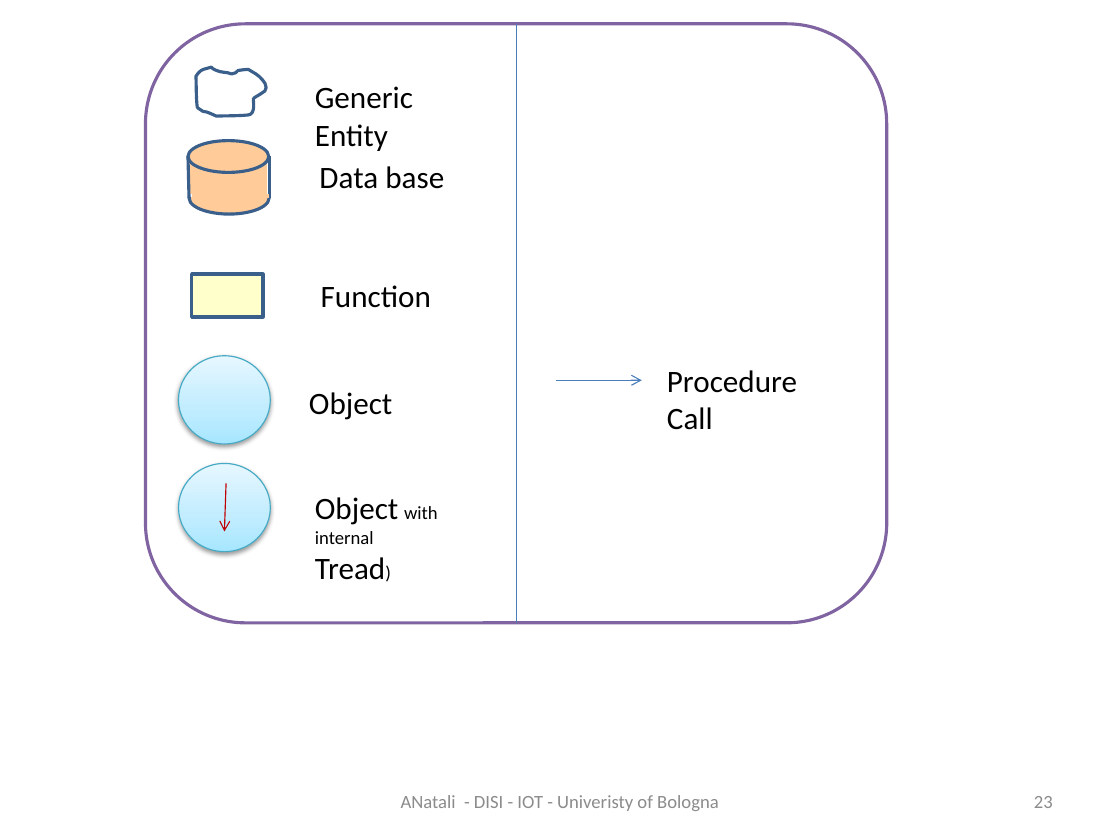
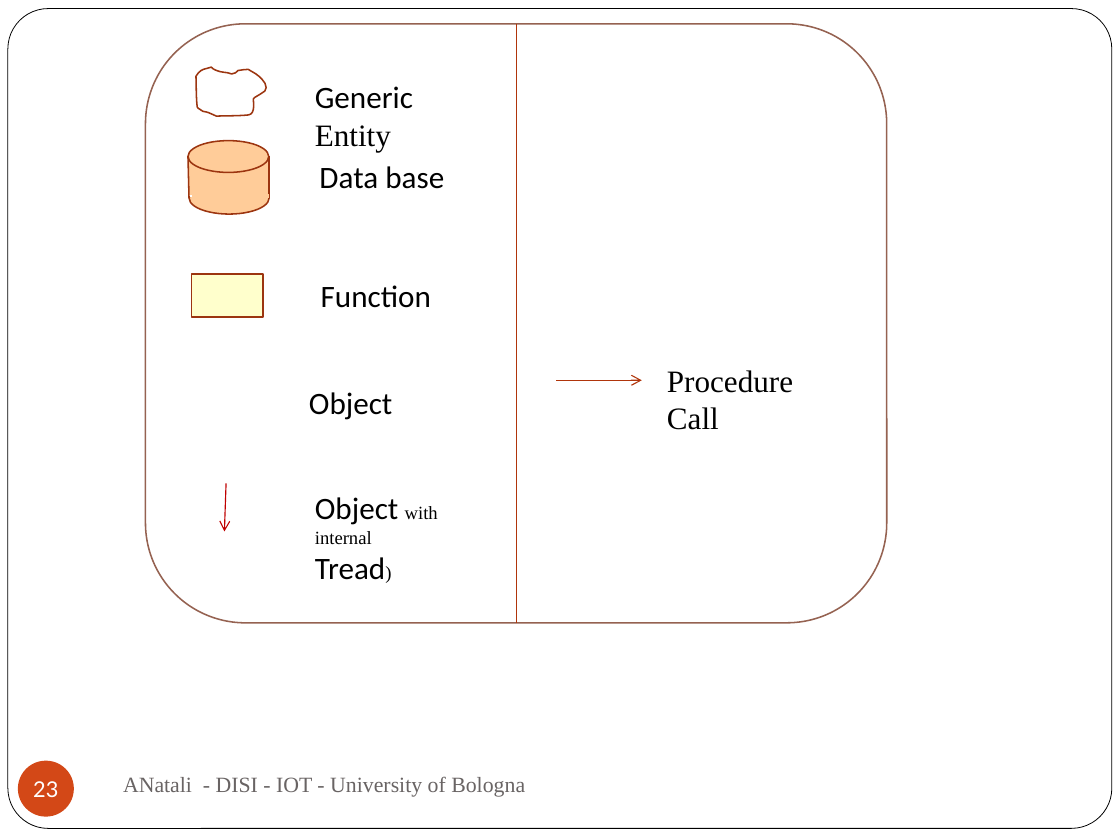
Before and after one commit to anatali/iss2020LabBo, a slide deck: slide 23 of it.unibo.issLabStart/userDocs/ISSM2020.pptx. Drawn at 1120x840 pixels with LibreOffice and Linux fonts; fonts in the diff are those of the drawing; background and template pictures are left out. Boxes give left, top, right and bottom in pixels: in the first picture for what was removed or moved away, otherwise in the second. Text is boxed around its words. In the diff, an @@ line names an element or a change of style, - is before the commit and + after.

```diff
--- a/it.unibo.issLabStart/userDocs/ISSM2020.pptx
+++ b/it.unibo.issLabStart/userDocs/ISSM2020.pptx
@@ rounded rectangle added at (8,9,1112,829), fill #FFFFFF, outline #000000 0.5 pt @@
@@ rounded rectangle at (146,24,887,623): outline #8064A2 2 pt to #956251 1 pt @@
@@ line (516, 24) - (516, 623): stroke #4B7EBC 0.75 pt to #B1360B 0.75 pt @@
@@ outline #3A5F8C 2 pt to #9C3511 1 pt in 4 elements at (189,183,269,214), (188,141,269,172), (192,274,263,317), (196,67,267,116) @@
@@ text "Generic Entity" at (315,86,413,152): font Calibri to Times New Roman in "Entity" @@
@@ rectangle at (188,156,269,196): outline #FFFFFF 2 pt to #FFFFFF 1 pt @@
@@ line (188, 157) - (189, 198): stroke #3A5F8C 2 pt to #9C3511 1 pt @@
@@ line (269, 157) - (269, 198): stroke #3A5F8C 2 pt to #9C3511 1 pt @@
@@ ellipse removed at (178,356,270,445) @@
@@ text "Procedure Call" at (667,370,793,430): font Calibri to Times New Roman @@
@@ arrow (557, 381) - (642, 381): stroke #4B7EBC 0.75 pt to #B1360B 0.75 pt @@
@@ ellipse removed at (178,464,270,552) @@
@@ text "Object with" at (315,497,438,580): font Calibri to Times New Roman in "with", "internal Tread)" @@
@@ page number: place and size @@
-page number at (1034,796,1053,808)
+page number at (18,760,74,816)
@@ page number at (18,760,74,816): size 12 to 14 pt, font Calibri to Lato, text colour #8C8C8C to #FFFFFF; alignment right to centre; fill none to #D34817 @@
@@ text at (123,776,525,797): text changed; size 12 to 14 pt; font Calibri to Times New Roman; text colour #8C8C8C to #696464 @@
-ANatali - DISI - IOT - Univeristy of Bologna
+ANatali - DISI - IOT - University of Bologna
```
Also in this commit, not shown: 23 other slides changed, 47 slides removed, 25 other files.
